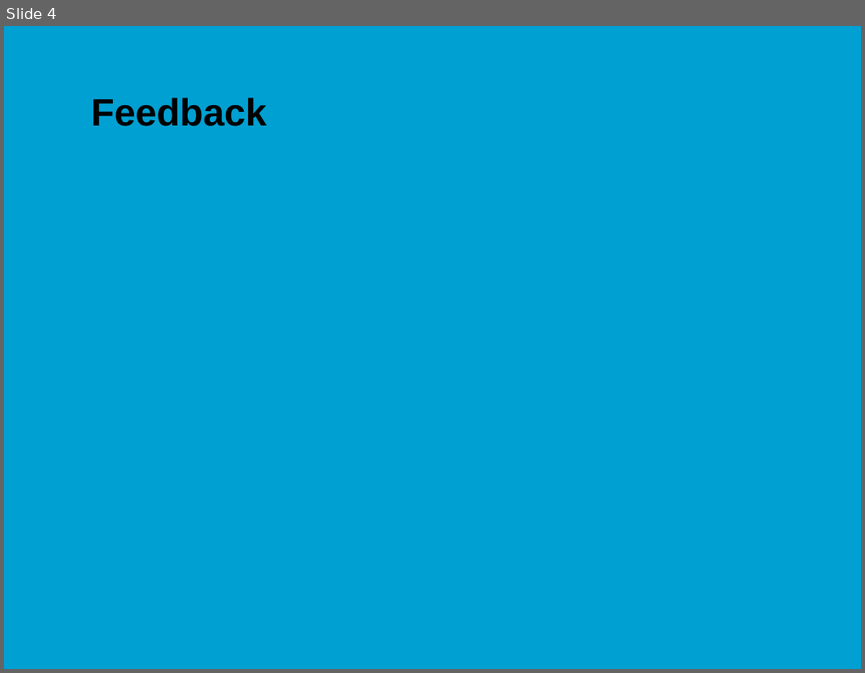
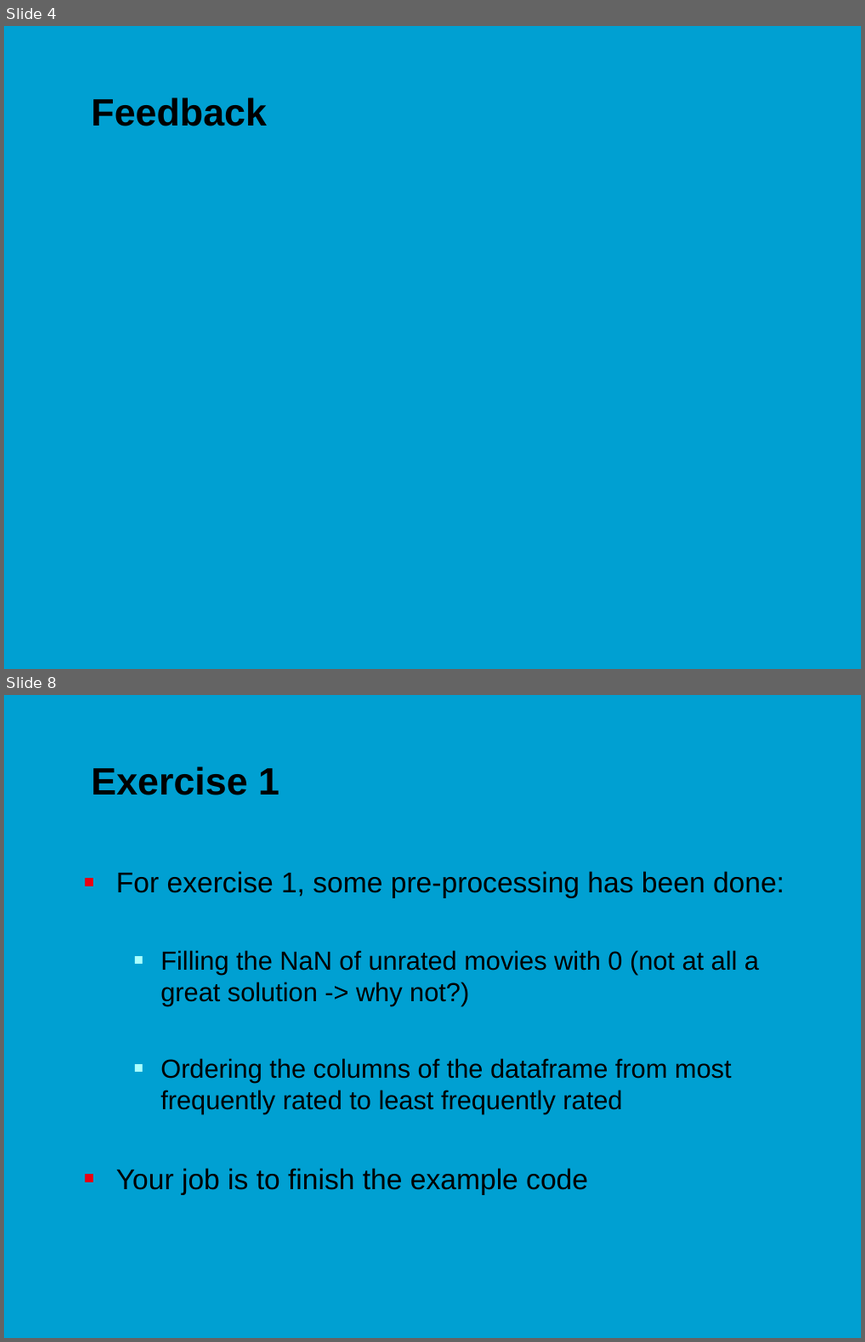
Before and after one commit to jonasmoons/data-driven-learning, a slide deck: slides/ddl-w7l2.pptx. Shown one above the other, each under a label of ours: slide 4 before the commit, slides 4 and 8 after it; the slides between them are not shown. The pictures are 865x673 and 865x1342 pixels, drawn with LibreOffice and Linux fonts; fonts in the diff are those of the drawing; background and template pictures are left out. Boxes give left, top, right and bottom in pixels: in the first picture for what was removed or moved away, otherwise in the second. Text is boxed around its words. In the diff, an @@ line names an element or a change of style, - is before the commit and + after.

```diff
--- a/slides/ddl-w7l2.pptx
+++ b/slides/ddl-w7l2.pptx
@@ slide 8 added at box(4, 695, 861, 1338), background picture (left out) @@
@@ title added at box(91, 766, 279, 795), 32 pt, text #000000, bold @@
+Exercise 1
@@ text added at box(116, 871, 784, 1195), 22 pt, text #000000 @@
+■ For exercise 1, some pre-processing has been done:
+  ■ Filling the NaN of unrated movies with 0 (not at all a great solution -> why not?)
+  ■ Ordering the columns of the dataframe from most frequently rated to least frequently rated
+■ Your job is to finish the example code
```
Also in this commit, not shown: 1 slide changed, 11 other slides added, 1 slide removed, 41 other files.
